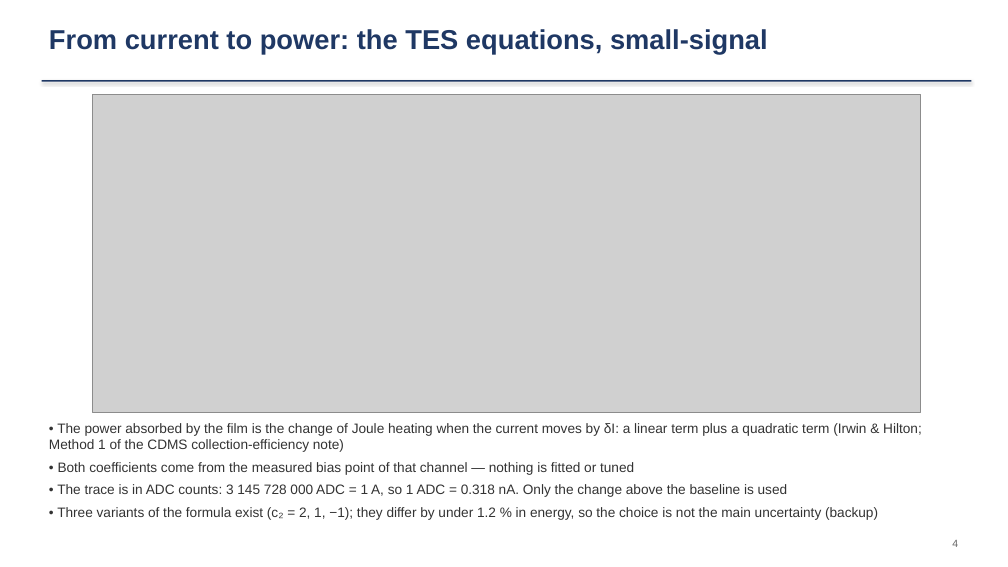
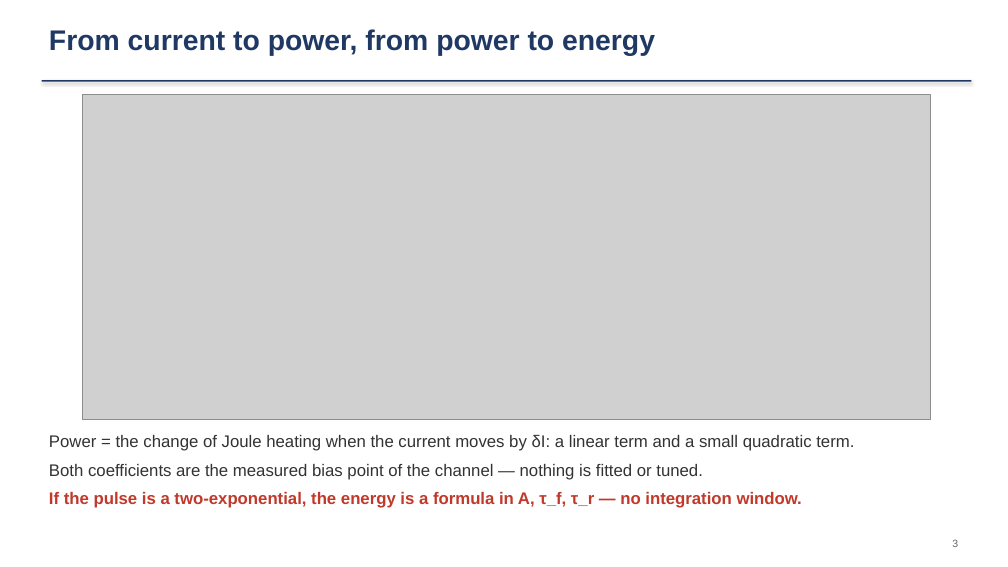
Before and after one commit to ZhihengLi0/urop, a slide deck: slide 3 of snolab/collection_efficiency/presentation/SNOLAB_R4_collection_efficiency_20260910.pptx (slide 4 before the commit). Drawn at 1008x567 pixels with LibreOffice and Linux fonts; fonts in the diff are those of the drawing; grey boxes stand for pictures. Boxes give left, top, right and bottom in pixels: in the first picture for what was removed or moved away, otherwise in the second. Text is boxed around its words. In the diff, an @@ line names an element or a change of style, - is before the commit and + after.

```diff
--- a/snolab/collection_efficiency/presentation/SNOLAB_R4_collection_efficiency_20260910.pptx
+++ b/snolab/collection_efficiency/presentation/SNOLAB_R4_collection_efficiency_20260910.pptx
@@ text at (49, 29, 655, 56): text changed; size 26 to 27 pt @@
-From current to power: the TES equations, small-signal
+From current to power, from power to energy
@@ picture: place and size @@
-picture at (92, 95, 921, 412)
+picture at (82, 95, 931, 420)
@@ text at (49, 435, 854, 508): text changed; size 13 to 16 pt @@
-• The power absorbed by the film is the change of Joule heating when the current moves by δI: a linear term plus a quadratic term (Irwin & Hilton; Method 1 of the CDMS collection-efficiency note)
-• Both coefficients come from the measured bias point of that channel — nothing is fitted or tuned
-• The trace is in ADC counts: 3 145 728 000 ADC = 1 A, so 1 ADC = 0.318 nA. Only the change above the baseline is used
-• Three variants of the formula exist (c₂ = 2, 1, −1); they differ by under 1.2 % in energy, so the choice is not the main uncertainty (backup)
+Power = the change of Joule heating when the current moves by δI: a linear term and a small quadratic term.
+Both coefficients are the measured bias point of the channel — nothing is fitted or tuned.
+If the pulse is a two-exponential, the energy is a formula in A, τ_f, τ_r — no integration window.
@@ text at (952, 539, 958, 547): text changed @@
-4
+3
```
Also in this commit, not shown: 14 other slides changed, 2 slides added, 7 slides removed, 5 other files.
